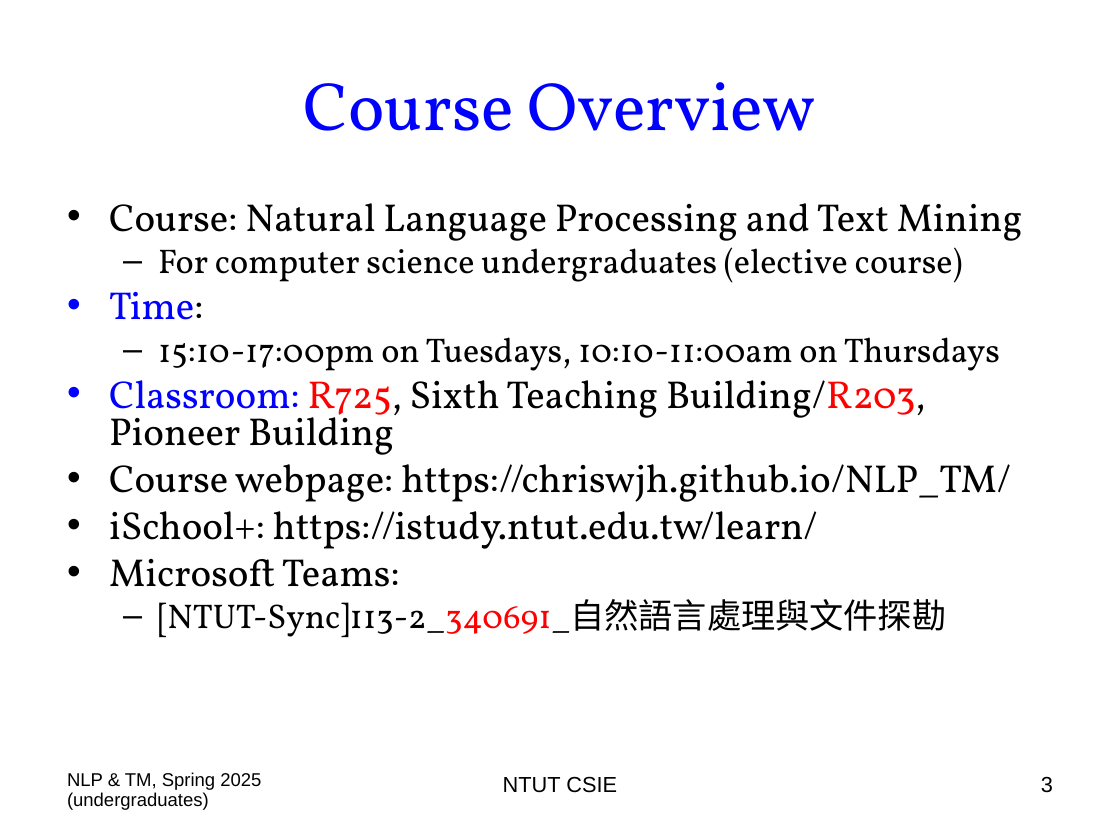
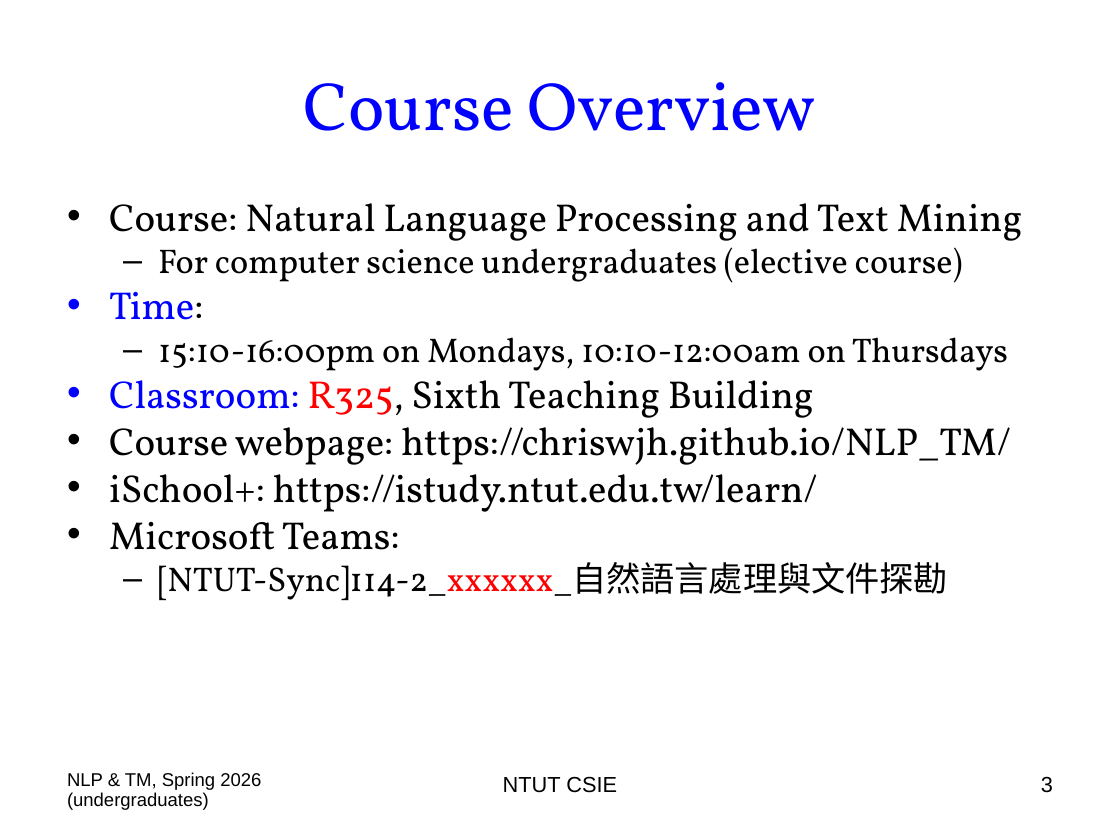
Before and after one commit to chriswjh/chriswjh.github.io, a slide deck: slide 3 of NLP_TM/00-Overview.ppt. Drawn at 1120x840 pixels with LibreOffice and Linux fonts; fonts in the diff are those of the drawing. Boxes give left, top, right and bottom in pixels: in the first picture for what was removed or moved away, otherwise in the second. Text is boxed around its words. In the diff, an @@ line names an element or a change of style, - is before the commit and + after.

```diff
--- a/NLP_TM/00-Overview.ppt
+++ b/NLP_TM/00-Overview.ppt
@@ text at bbox=[109, 337, 1008, 418]: text changed; size 25 to 22 pt @@
-  – 15:10-17:00pm on Tuesdays, 10:10-11:00am on Thursdays
-• Classroom: R725, Sixth Teaching Building/R203, Pioneer Building
+  – 15:10-16:00pm on Mondays, 10:10-12:00am on Thursdays
+• Classroom: R325, Sixth Teaching Building
@@ text at bbox=[158, 562, 948, 601]: text changed @@
-  – [NTUT-Sync]113-2_340691_自然語言處理與文件探勘
+  – [NTUT-Sync]114-2_xxxxxx_自然語言處理與文件探勘
@@ text at bbox=[67, 772, 261, 810]: text changed @@
-NLP & TM, Spring 2025 (undergraduates)
+NLP & TM, Spring 2026 (undergraduates)
```
Also in this commit, not shown: 45 other slides changed, 1 slide added.
